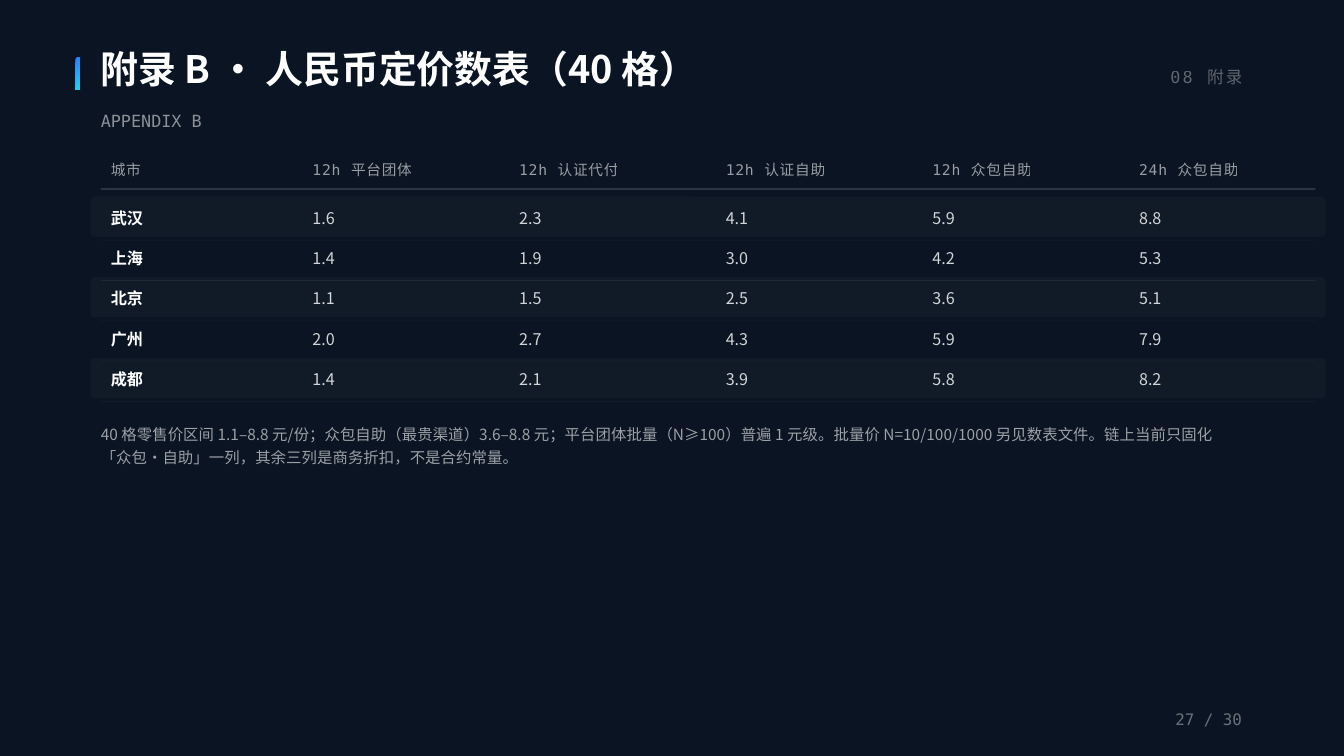
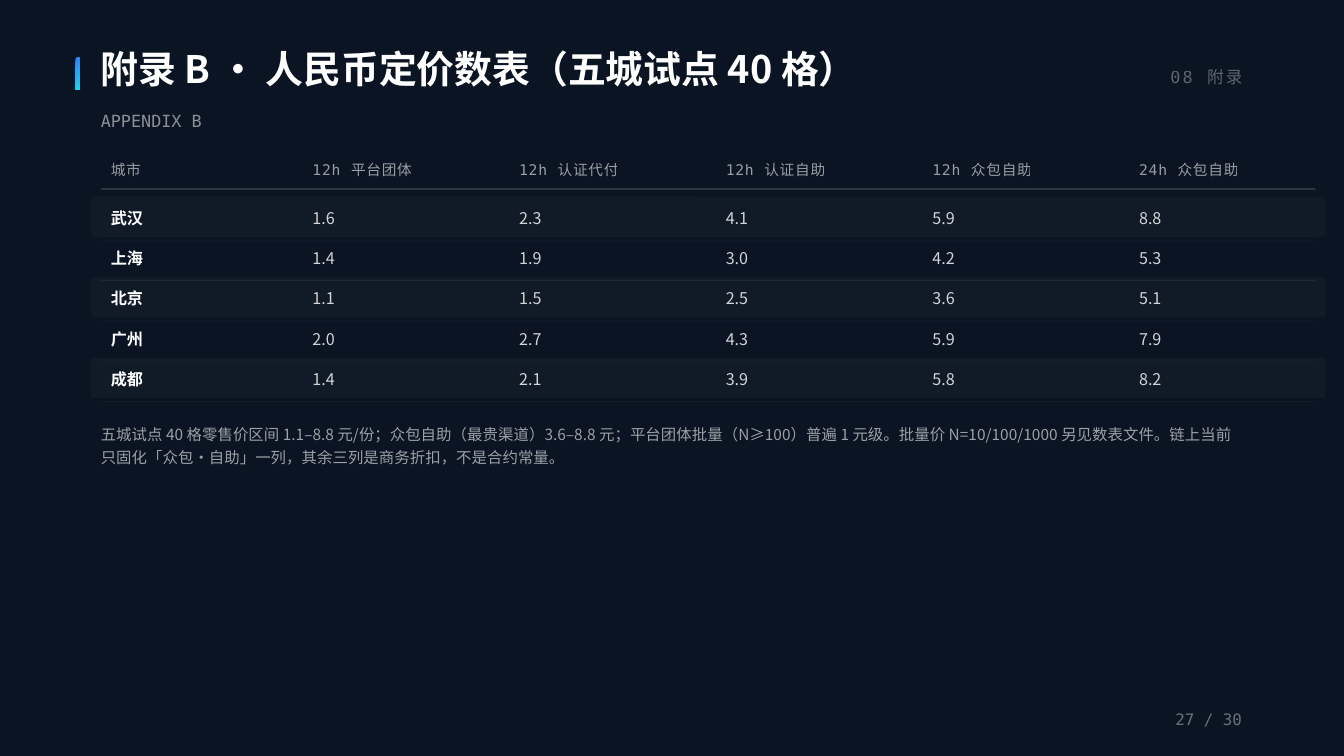
Before and after one commit to BruceLeezh/rainproof-pro, a slide deck: slide 27 of 01-参赛材料/交付物/PPT/神麻组-雨证-项目计划书-2026-11-16x9.pptx. Drawn at 1344x756 pixels with LibreOffice and Linux fonts; fonts in the diff are those of the drawing. Boxes give left, top, right and bottom in pixels: in the first picture for what was removed or moved away, otherwise in the second. Text is boxed around its words. In the diff, an @@ line names an element or a change of style, - is before the commit and + after.

Commit message:
[A] 全面扫描至可提交状态：修 1 处事实夸大 + 12 处 40 格/244 格口径矛盾，PPT/PDF 同步
- 计划书/答辩版 deck P16「已真实赔付过」→「赔付路径已演练」（链上 0 笔赔付，Sepolia 为 simulated 合成单，677 唯一真实案例是拒赔）
- 「40 格」统一为「五城试点 40 格」（零售矩阵本身），整体定价成果一律 244 格：deck P10/P16/P22/P27 五处 + 计划书 md 七处
- 数表/敏感性表/引用清单加五城限定；文案 4 份 v3 参考稿加 V6 阅读前提横幅
- 计划书/答辩版 PDF 重导并校验（30/29 页、无「真实赔付」、含「链上 244 格」）；P16 组合形状文本层缺失改用 PNG 读图验证
- 扫描记录：108 JS 语法 0 错、依赖 0 冗余、TODO 0、合约地址三处一致、TODO 唯一命中在 ethers UMD
- 复跑：npm test EXIT=0 / 596 ✅ / 29 组；preflight 全绿；build-site 成功
- 报告：02-作战与答辩/全面扫描与完善-2026-11-01.md

```diff
--- a/01-参赛材料/交付物/PPT/神麻组-雨证-项目计划书-2026-11-16x9.pptx
+++ b/01-参赛材料/交付物/PPT/神麻组-雨证-项目计划书-2026-11-16x9.pptx
@@ text at (101,50,857,87): text changed @@
-附录 B · 人民币定价数表（40 格）
+附录 B · 人民币定价数表（五城试点 40 格）
@@ text at (101,427,1231,465): text changed @@
-40 格零售价区间 1.1–8.8 元/份；众包自助（最贵渠道）3.6–8.8 元；平台团体批量（N≥100）普遍 1 元级。批量价 N=10/100/1000 另见数表文件。链上当前只固化「众包·自助」一列，其余三列是商务折扣，不是合约常量。
+五城试点 40 格零售价区间 1.1–8.8 元/份；众包自助（最贵渠道）3.6–8.8 元；平台团体批量（N≥100）普遍 1 元级。批量价 N=10/100/1000 另见数表文件。链上当前只固化「众包·自助」一列，其余三列是商务折扣，不是合约常量。
```
Also in this commit, not shown: 3 other slides changed, 17 other files.
